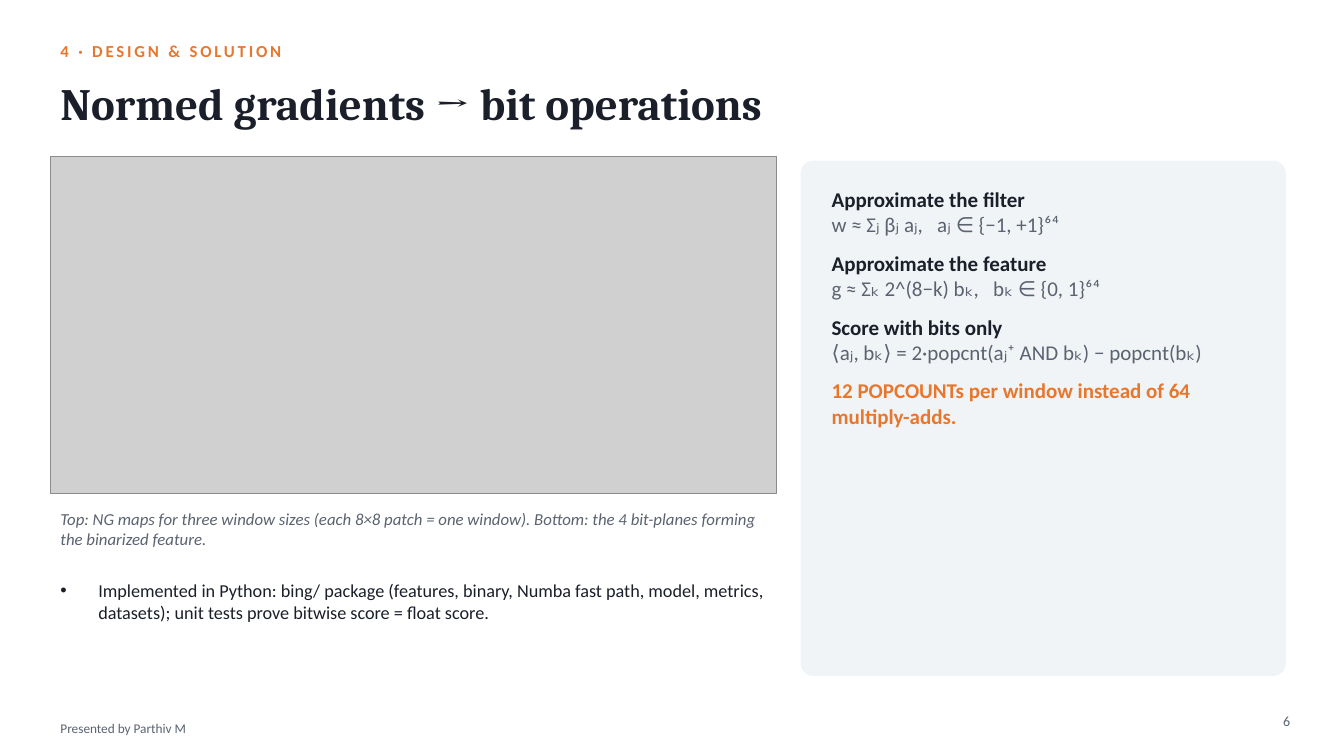
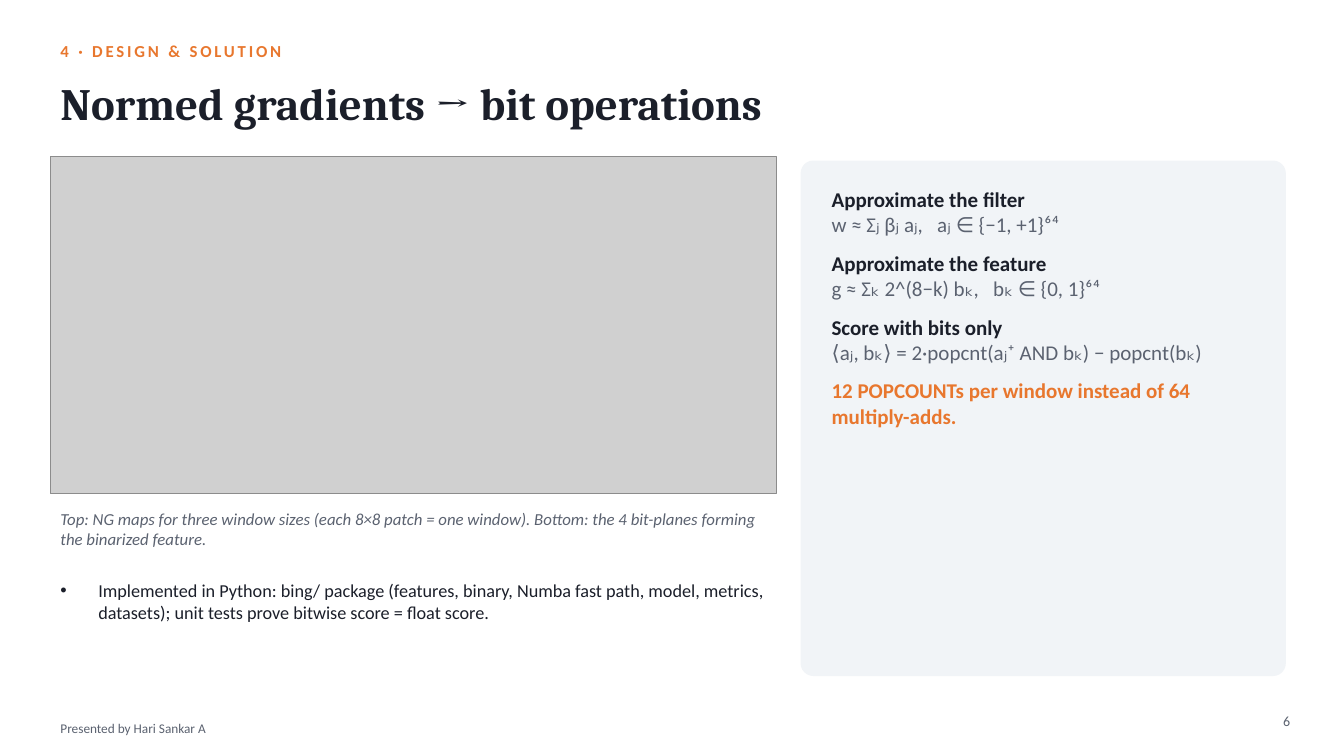
Before and after one commit to hari18305/cvprojectg10, a slide deck: slide 6 of presentation/BING_Objectness_Group10.pptx. Drawn at 1344x756 pixels with LibreOffice and Linux fonts; fonts in the diff are those of the drawing; grey boxes stand for pictures. Boxes give left, top, right and bottom in pixels: in the first picture for what was removed or moved away, otherwise in the second. Text is boxed around its words. In the diff, an @@ line names an element or a change of style, - is before the commit and + after.

```diff
--- a/presentation/BING_Objectness_Group10.pptx
+++ b/presentation/BING_Objectness_Group10.pptx
@@ text at (60,724,206,735): text changed @@
-Presented by Parthiv M
+Presented by Hari Sankar A
```
Also in this commit, not shown: 4 other slides changed, 1 other file.
